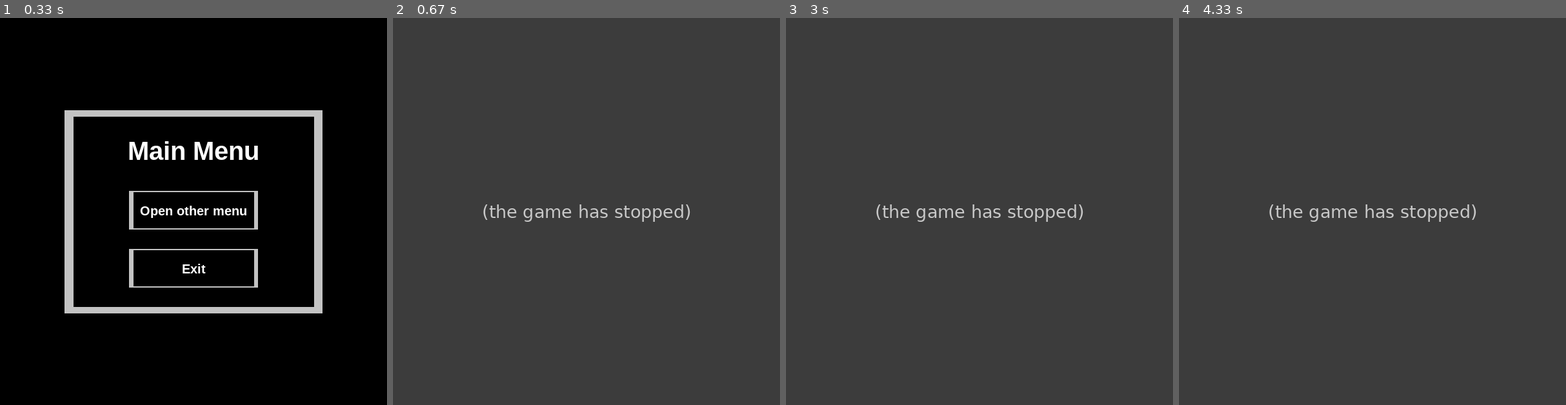
Above: before the commit, frames 1-4 (left to right).
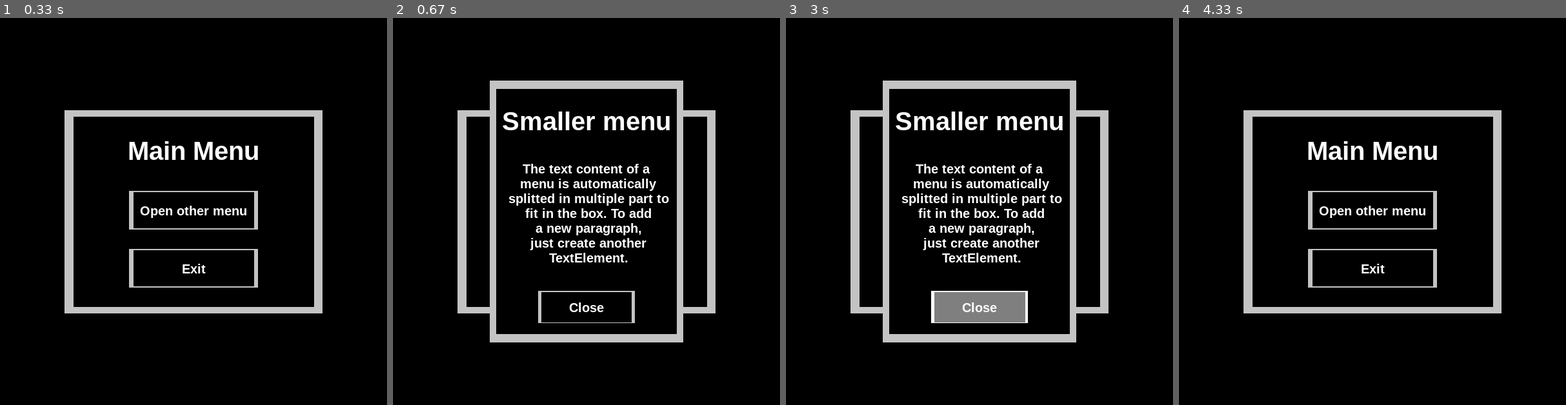
Above: after the commit, the same moments.

Repository: Grimmys/pygame_popup_manager
Game: pygame game, started from examples/minimal_main_menu.py
Same seed, same stepped clock (60 frames per second), same inputs: the game is played once before the commit and once after it.
Inputs (mouse positions are in pixels of both pictures, inside the frame that each line leads up to):
- Up to frame 1 (0.33 s): no input
- Up to frame 2 (0.67 s): click (586, 211) at 0.38 s
- Up to frame 3 (3 s): press the mouse at (979, 308) at 0.7 s; move the mouse to (994, 300) at 0.8 s; release the mouse at (1010, 292) at 0.93 s; press the mouse at (979, 308) at 1.03 s; move the mouse to (964, 265) at 1.13 s; release the mouse at (952, 226) at 1.27 s; press the mouse at (979, 308) at 2.87 s; move the mouse to (994, 308) at 2.97 s
- Up to frame 4 (4.33 s): release the mouse at (1403, 308) at 3.1 s; press the mouse at (1372, 308) at 3.2 s; move the mouse to (1391, 265) at 3.3 s; release the mouse at (1411, 226) at 3.43 s; click (1387, 315) at 4.05 s

Frame 1 is identical in both runs. In frame 2, 99% of the frame differs, in the area x 0-100%, y 0-100%; in frame 3, 100%; in frame 4, 100%.
Error before the commit: TypeError: TextElement.__init__() got an unexpected keyword argument 'container_width' (mini...; the game stopped at 0.43 s (later frames are placeholders)

Commit message:
Fix minimal main menu example

Diff:
--- a/examples/minimal_main_menu.py
+++ b/examples/minimal_main_menu.py
@@ -31,7 +31,7 @@
                         callback=lambda: self.exit())
                 ],
             ],
-            has_close_button=False,
+            has_close_button=False
         )
         self.menu_manager.open_menu(main_menu)
 
@@ -41,14 +41,14 @@
             [
                 [
                     TextElement(
-                        text="The text content of a menu is automatically splitted in multiple part "
+                        text="The text content of a menu is automatically splitted in multiple "
+                             "part "
                              "to fit in the box. To add a new paragraph, just create another "
-                             "TextElement.",
-                        container_width=300,
+                             "TextElement."
                     )
                 ]
             ],
-            width=300,
+            width=300
         )
         self.menu_manager.open_menu(other_menu)
 
